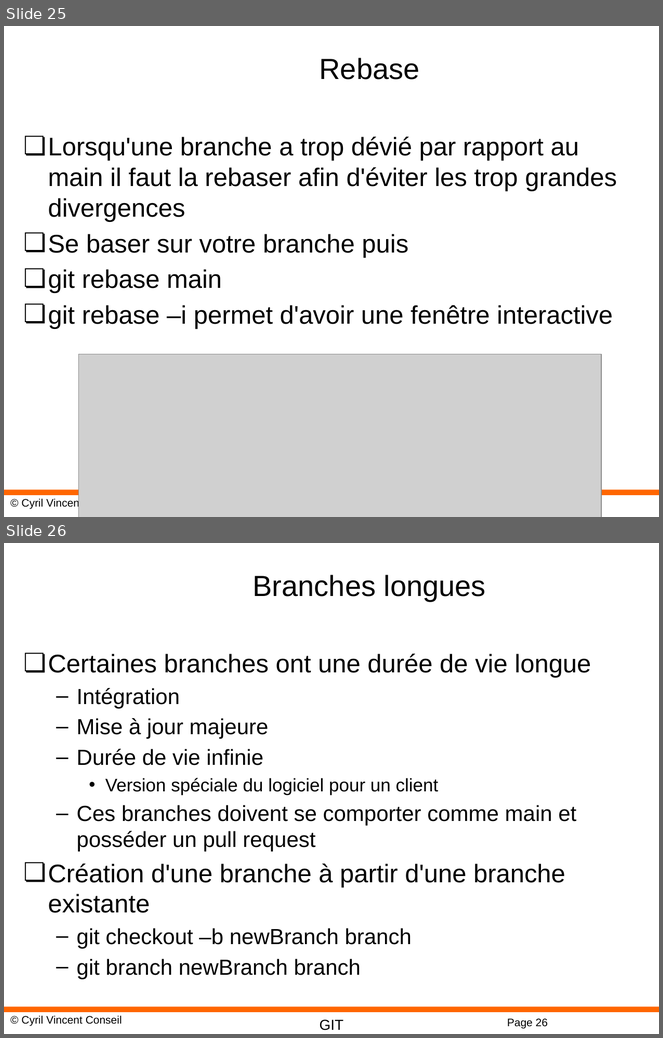
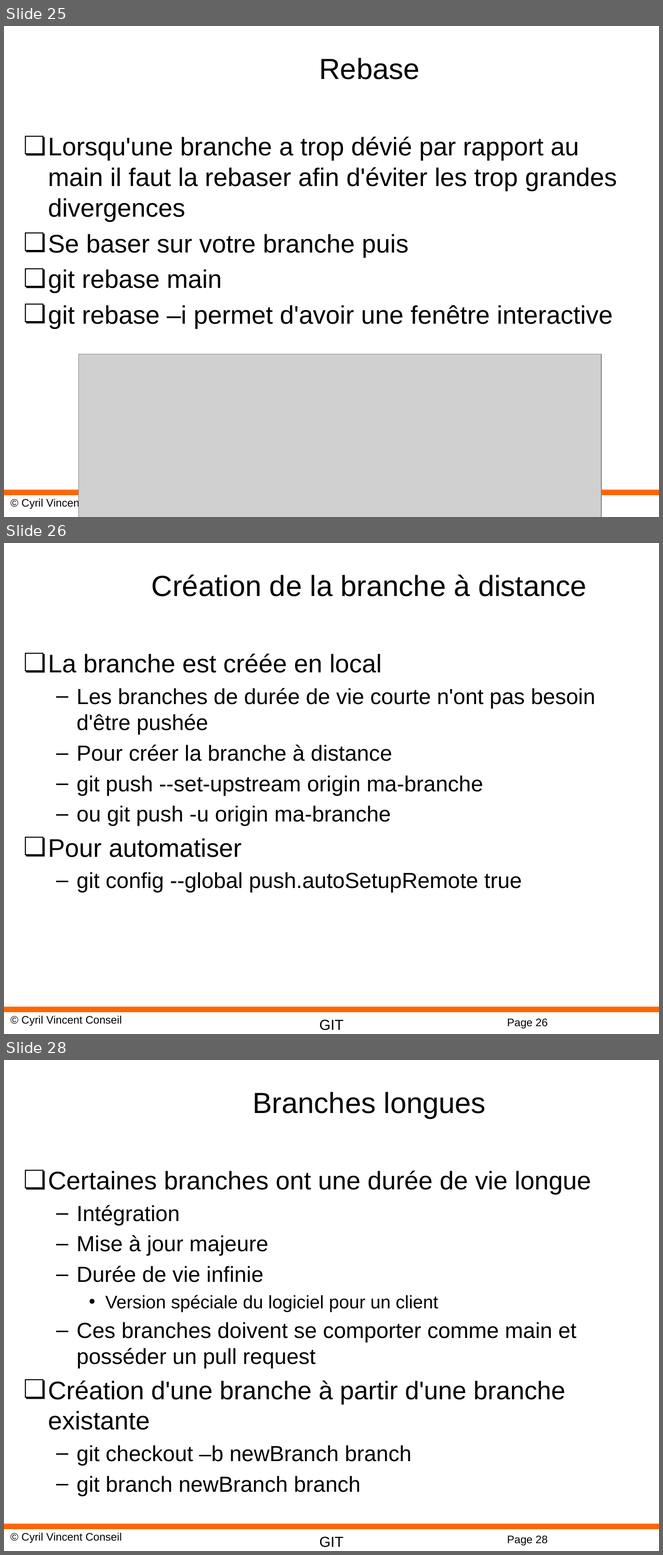
Before and after one commit to cyrilvincent/cicd, a slide deck: ppt/CICD07-Branches.pptx. Shown one above the other, each under a label of ours: slides 25 and 26 before the commit, slides 25, 26 and 28 after it; the slides between them are not shown. The pictures are 663x1038 and 663x1555 pixels, drawn with LibreOffice and Linux fonts; fonts in the diff are those of the drawing; grey boxes stand for pictures; background and template pictures are left out. Boxes give left, top, right and bottom in pixels: in the first picture for what was removed or moved away, otherwise in the second. Text is boxed around its words. In the diff, an @@ line names an element or a change of style, - is before the commit and + after.

```diff
--- a/ppt/CICD07-Branches.pptx
+++ b/ppt/CICD07-Branches.pptx
@@ slide 26 added at (4,543,659,1034), background #FFFFFF; not listed: 4 template elements that a slide beside it also shows @@
@@ title added at (152,574,587,597), 32 pt, text #000000 @@
+Création de la branche à distance
@@ text added at (48,654,596,892), 24 pt, text #000000 @@
+❏ La branche est créée en local
+  – Les branches de durée de vie courte n'ont pas besoin d'être pushée
+  – Pour créer la branche à distance
+  – git push --set-upstream origin ma-branche
+  – ou git push -u origin ma-branche
+❏ Pour automatiser
+  – git config --global push.autoSetupRemote true
@@ what was slide 26 is now slide 28 @@
@@ page number at (507,1536,548,1546): text changed @@
-Page 26
+Page 28
```
Also in this commit, not shown: 1 other slide added.
